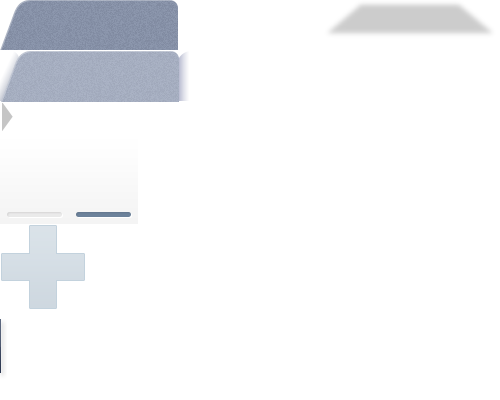
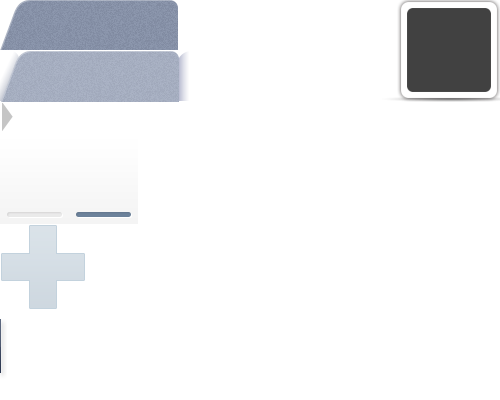
Layers edited between the first and the second w=500, h=400 image:
removed layer "图层 141" (was 20%) over [326, 0, 497, 40]
added group "教师简介头像背景" with 3 layers above "图层 140" over [382, 2, 500, 102]
added layer "图层 124 副本" in group "教师简介头像背景" over [407, 8, 491, 92]
added layer "图层 123 副本" in group "教师简介头像背景" over [401, 2, 497, 98]
added layer "图层 126 副本" in group "教师简介头像背景" over [384, 96, 500, 102]
